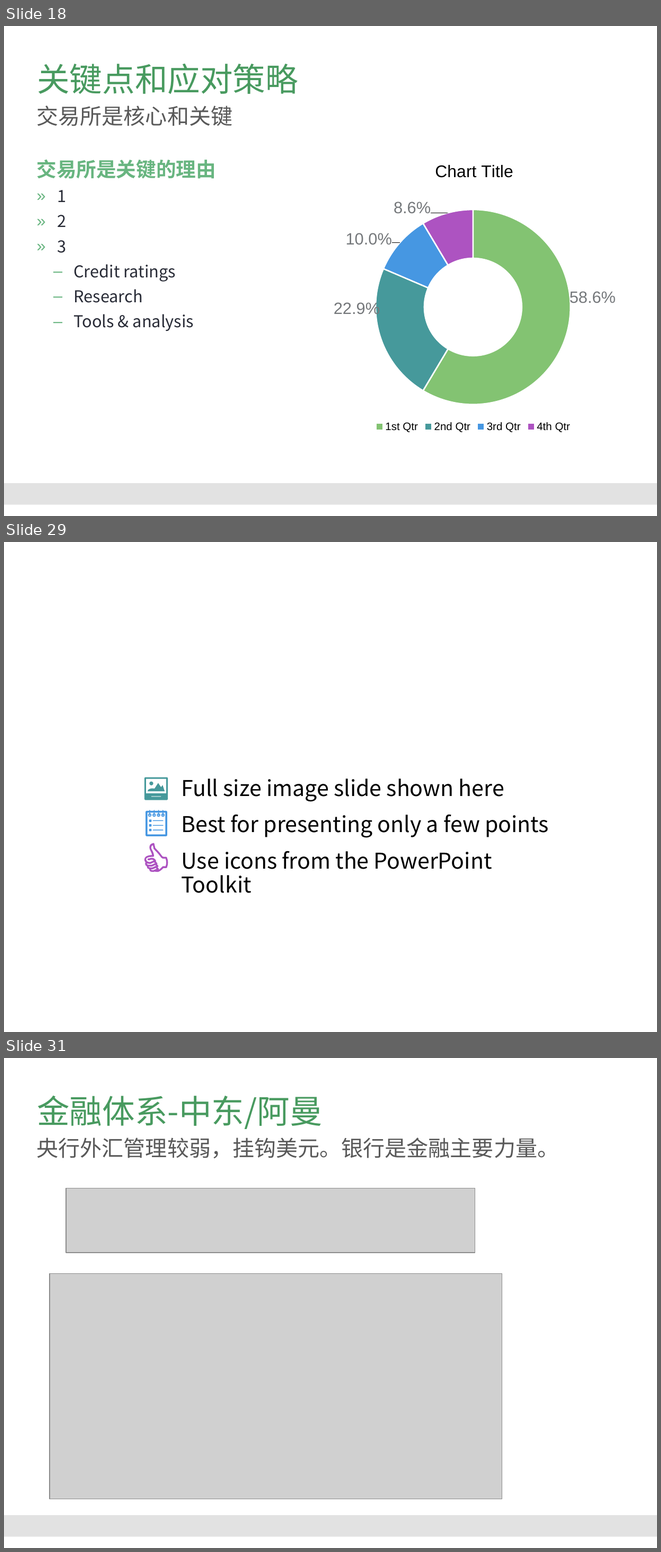
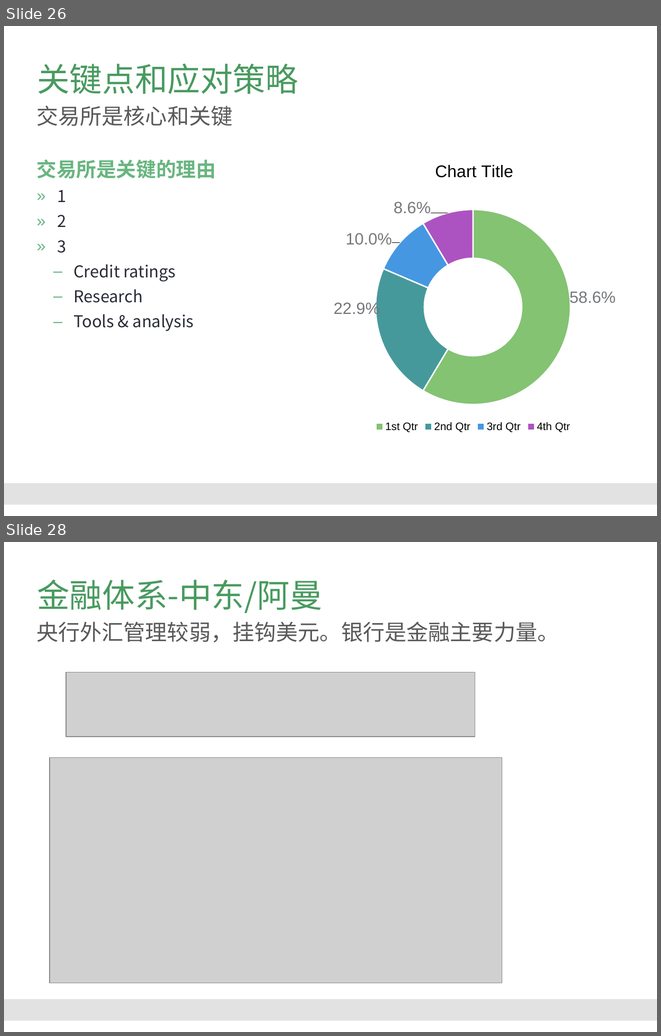
Before and after one commit to Catfeeds/DOC, a slide deck: A阿曼/proposal for Oman.pptx. Shown one above the other, each under a label of ours: slides 18, 29 and 31 before the commit, slides 26 and 28 after it; the slides between them are not shown. The pictures are 661x1552 and 661x1036 pixels, drawn with LibreOffice and Linux fonts; fonts in the diff are those of the drawing; grey boxes stand for pictures; background and template pictures are left out. Boxes give left, top, right and bottom in pixels: in the first picture for what was removed or moved away, otherwise in the second. Text is boxed around its words. In the diff, an @@ line names an element or a change of style, - is before the commit and + after.

```diff
--- a/A阿曼/proposal for Oman.pptx
+++ b/A阿曼/proposal for Oman.pptx
@@ slide 29 removed at [4,542,657,1032], background picture (left out) @@
@@ freeform shape removed at [144,777,168,800] @@
@@ text removed at [181,778,549,893] @@
-  Full size image slide shown here
-  Best for presenting only a few points
-  Use icons from the PowerPoint Toolkit
@@ freeform shape removed at [148,783,165,792] @@
@@ ellipse removed at [150,782,153,786] @@
@@ freeform shape removed at [144,843,168,872] @@
@@ group removed at [146,810,167,836]: 7 freeform shapes @@
@@ what was slide 18 is now slide 26 @@
@@ what was slide 31 is now slide 28 @@
```
Also in this commit, not shown: 5 slides changed, 8 slides added, 10 other slides removed, 2 other files.
